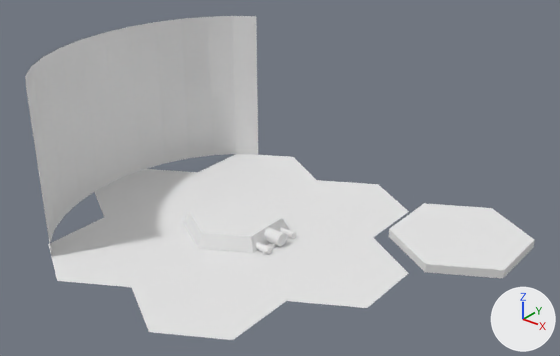
What one commit did to the OBJ model GreatSpaceRace/Content/Models/floor.obj.
The view is the same before and after, from a 50 mm camera at (6.69, -7.33, 5.59) aimed at (0.74, 0.11, 0.98). Arrows for +X, +Y and +Z are at lower right; the lights stay in place. Where no turn or scale is listed for an object, it has been applied to the vertices.

Script lines for the objects in view, before the commit:
```python
ob_circle = bpy.data.objects.new('Circle', me_circle)
ob_circle.location = (0.0, 0.0, 0.0)
ob_circle_001_circle_003 = bpy.data.objects.new('Circle.001_Circle.003', me_circle_001_circle_003)
ob_circle_001_circle_003.location = (0.0, 0.0, 0.0)
ob_circle_002_circle_004 = bpy.data.objects.new('Circle.002_Circle.004', me_circle_002_circle_004)
ob_circle_002_circle_004.location = (0.0, 0.0, 0.0)
ob_circle_003_circle_005 = bpy.data.objects.new('Circle.003_Circle.005', me_circle_003_circle_005)
ob_circle_003_circle_005.location = (0.0, 0.0, 0.0)
ob_circle_004 = bpy.data.objects.new('Circle.004', me_circle_004)
ob_circle_004.location = (0.0, 0.0, 0.0)
ob_circle_005_circle_004 = bpy.data.objects.new('Circle.005_Circle.004', me_circle_005_circle_004)
ob_circle_005_circle_004.location = (0.0, 0.0, 0.0)
ob_circle_006_circle_004 = bpy.data.objects.new('Circle.006_Circle.004', me_circle_006_circle_004)
ob_circle_006_circle_004.location = (0.0, 0.0, 0.0)
ob_circle_007_circle_013 = bpy.data.objects.new('Circle.007_Circle.013', me_circle_007_circle_013)
ob_circle_007_circle_013.location = (0.0, 0.0, 0.0)
ob_circle_009_circle_001 = bpy.data.objects.new('Circle.009_Circle.001', me_circle_009_circle_001)
ob_circle_009_circle_001.location = (0.0, 0.0, 0.0)
# also in view: 'Circle.008_Shield' at (-1.99, 0.0, 1.23)
```
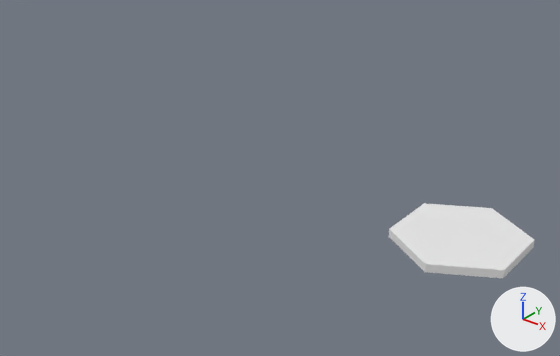
The newer file is also turned or shifted as a whole; pictures and numbers use the older file's frame.

Changed parts and their boxes (x1, y1, x2, y2) in the pictures (560 x 356 px):
'Circle.008_Shield', deleted
    before: (25, 16, 258, 251)
'Circle.002_Circle.004', deleted
    before: (132, 255, 286, 340)
'Circle.001_Circle.003', deleted
    before: (259, 232, 408, 308)
'Circle.004', deleted
    before: (49, 217, 187, 287)
'Circle.005_Circle.004', deleted
    before: (279, 180, 409, 238)
'Circle.003_Circle.005', deleted
    before: (95, 169, 214, 222)
'Circle.007_Circle.013', deleted
    before: (184, 194, 288, 253)
'Circle.006_Circle.004', deleted
    before: (198, 154, 316, 202)
'Circle', deleted
    before: (169, 202, 303, 261)
'Connector.Central.Tube_Circle.006', deleted
    before: (265, 228, 286, 247)
'Connector.Left.Tube_Circle.009', deleted
    before: (256, 242, 272, 254)
'Connector.Right.Tube_Circle.011', deleted
    before: (280, 227, 296, 239)

The change, as a diff of the scene's bpy script:
```diff
--- a/GreatSpaceRace/Content/Models/floor.obj.py
+++ b/GreatSpaceRace/Content/Models/floor.obj.py
@@ ob_circle @@
-ob_circle = bpy.data.objects.new('Circle', me_circle)
-ob_circle.location = (0.0, 0.0, 0.0)
@@ ob_circle_001_circle_003 @@
-ob_circle_001_circle_003 = bpy.data.objects.new('Circle.001_Circle.003', me_circle_001_circle_003)
-ob_circle_001_circle_003.location = (0.0, 0.0, 0.0)
@@ ob_circle_002_circle_004 @@
-ob_circle_002_circle_004 = bpy.data.objects.new('Circle.002_Circle.004', me_circle_002_circle_004)
-ob_circle_002_circle_004.location = (0.0, 0.0, 0.0)
@@ ob_circle_003_circle_005 @@
-ob_circle_003_circle_005 = bpy.data.objects.new('Circle.003_Circle.005', me_circle_003_circle_005)
-ob_circle_003_circle_005.location = (0.0, 0.0, 0.0)
@@ ob_circle_004 @@
-ob_circle_004 = bpy.data.objects.new('Circle.004', me_circle_004)
-ob_circle_004.location = (0.0, 0.0, 0.0)
@@ ob_circle_005_circle_004 @@
-ob_circle_005_circle_004 = bpy.data.objects.new('Circle.005_Circle.004', me_circle_005_circle_004)
-ob_circle_005_circle_004.location = (0.0, 0.0, 0.0)
@@ ob_circle_006_circle_004 @@
-ob_circle_006_circle_004 = bpy.data.objects.new('Circle.006_Circle.004', me_circle_006_circle_004)
-ob_circle_006_circle_004.location = (0.0, 0.0, 0.0)
@@ ob_circle_007_circle_013 @@
-ob_circle_007_circle_013 = bpy.data.objects.new('Circle.007_Circle.013', me_circle_007_circle_013)
-ob_circle_007_circle_013.location = (0.0, 0.0, 0.0)
@@ ob_circle_008_shield @@
-ob_circle_008_shield = bpy.data.objects.new('Circle.008_Shield', me_circle_008_shield)
-ob_circle_008_shield.location = (0.0, 0.0, 0.0)
@@ ob_connector_central_tube_circle_006 @@
-ob_connector_central_tube_circle_006 = bpy.data.objects.new('Connector.Central.Tube_Circle.006', me_connector_central_tube_circle_006)
-ob_connector_central_tube_circle_006.location = (0.0, 0.0, 0.0)
@@ ob_connector_left_tube_circle_009 @@
-ob_connector_left_tube_circle_009 = bpy.data.objects.new('Connector.Left.Tube_Circle.009', me_connector_left_tube_circle_009)
-ob_connector_left_tube_circle_009.location = (0.0, 0.0, 0.0)
@@ ob_connector_right_tube_circle_011 @@
-ob_connector_right_tube_circle_011 = bpy.data.objects.new('Connector.Right.Tube_Circle.011', me_connector_right_tube_circle_011)
-ob_connector_right_tube_circle_011.location = (0.0, 0.0, 0.0)
```
